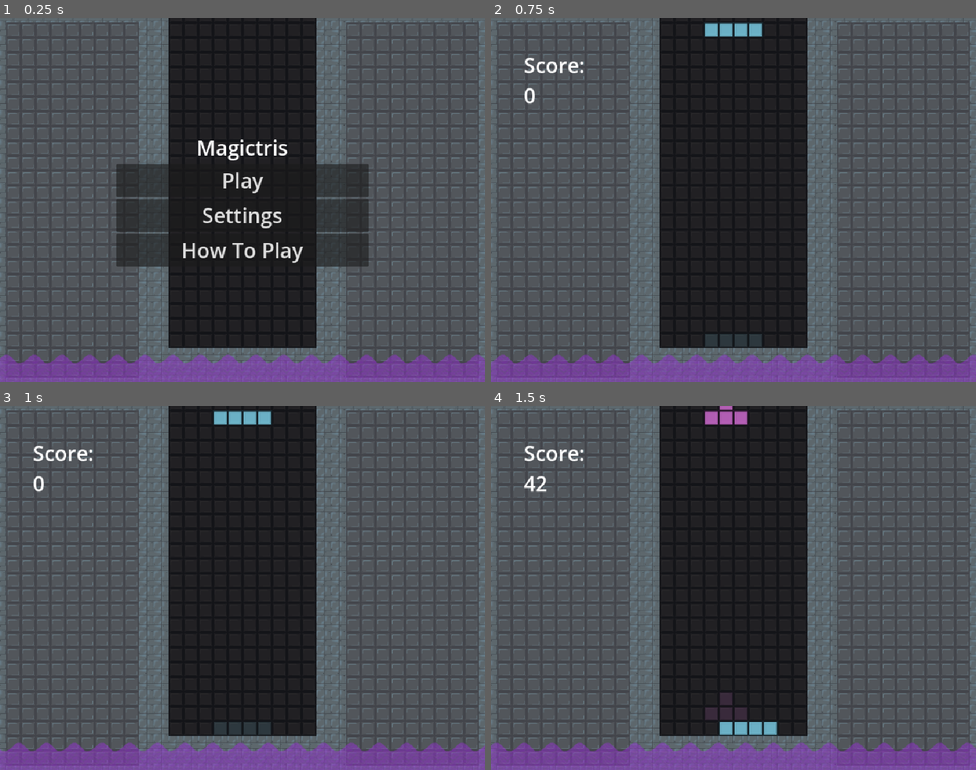
Above: before the commit, frames 1-4 (two rows, left to right).
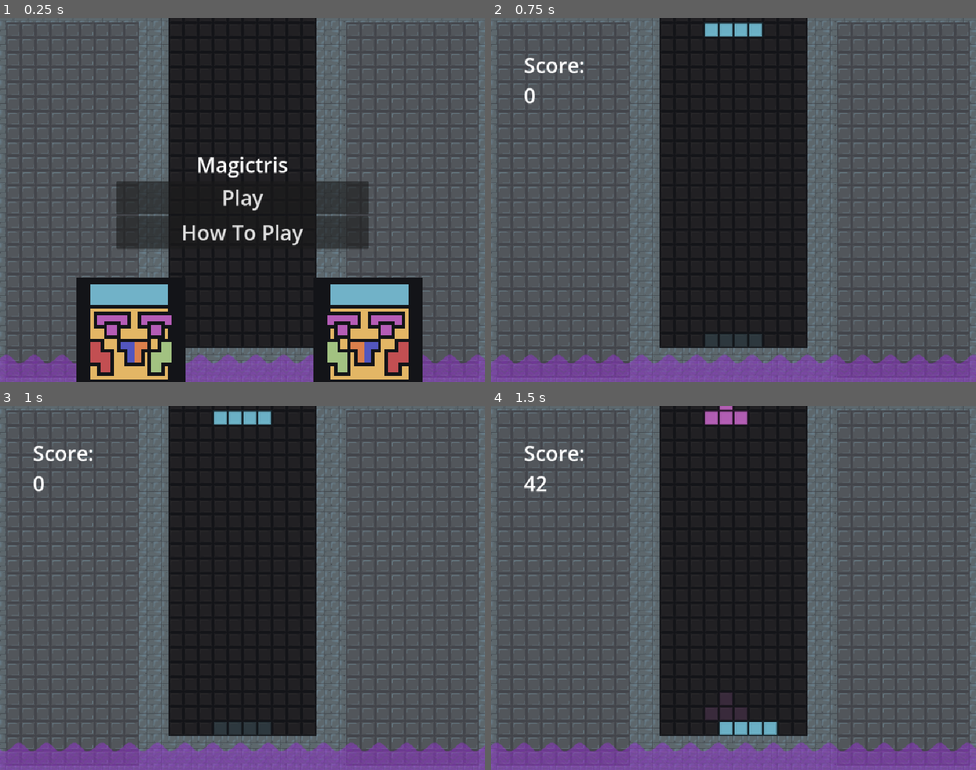
Above: after the commit, the same moments.

Repository: Lochi-dot-JPEG/twistris
Game: Godot game, scene res://locations/main.tscn
The game is run twice, just before and just after one commit, with the same random seed, the same clock (stepped at 60 frames per second) and the same inputs.
Inputs:
- Up to frame 1 (0.25 s): no input
- Up to frame 2 (0.75 s): click "Play" at 0.5 s
- Up to frame 3 (1 s): no input
- Up to frame 4 (1.5 s): hold D (right) from 1.28 s (still down); tap Space (harddrop) at 1.35 s

The runs differ from the first frame. In frame 1, 17% of the frame differs, in the area x 15-88%, y 33-100%; in frame 2, nothing differs; in frame 3, nothing differs; in frame 4, nothing differs.

Commit message:
art: make magic blocks use the kid sprite

Diff:
--- a/entities/kid/kidframe1.tres
+++ b/entities/kid/kidframe1.tres
@@ -4,4 +4,4 @@
 
 [resource]
 atlas = ExtResource("1_cyjd7")
-region = Rect2(33, 98, 30, 30)
+region = Rect2(144, 16, 32, 32)
--- a/entities/kid/kidframe2.tres
+++ b/entities/kid/kidframe2.tres
@@ -4,4 +4,4 @@
 
 [resource]
 atlas = ExtResource("1_dsulr")
-region = Rect2(97, 97, 30, 31)
+region = Rect2(208, 16, 32, 32)
--- a/entities/kid/kidframe3.tres
+++ b/entities/kid/kidframe3.tres
@@ -4,4 +4,4 @@
 
 [resource]
 atlas = ExtResource("1_qimlk")
-region = Rect2(65, 98, 30, 30)
+region = Rect2(176, 16, 32, 32)
--- a/entities/tetromino/block.tscn
+++ b/entities/tetromino/block.tscn
@@ -1,6 +1,9 @@
 [gd_scene format=3 uid="uid://cp7speqt4bjrq"]
 
 [ext_resource type="Texture2D" uid="uid://q8ekbgo8cr4n" path="res://entities/tetromino/block-atlas-texture.tres" id="1_okh1r"]
+[ext_resource type="Texture2D" uid="uid://d0hswr5jooqut" path="res://entities/kid/kidframe2.tres" id="2_hpd73"]
+[ext_resource type="Texture2D" uid="uid://odouymq5ypef" path="res://entities/kid/kidframe1.tres" id="3_ml8bh"]
+[ext_resource type="Texture2D" uid="uid://c5vvyk660fp6t" path="res://entities/kid/kidframe3.tres" id="4_qialk"]
 
 [sub_resource type="RectangleShape2D" id="RectangleShape2D_ads0q"]
 size = Vector2(30, 30)
@@ -13,6 +16,28 @@
 width = 32
 height = 32
 noise = SubResource("FastNoiseLite_db2pk")
+
+[sub_resource type="SpriteFrames" id="SpriteFrames_0ih0r"]
+animations = [{
+"frames": [{
+"duration": 1.0,
+"texture": ExtResource("2_hpd73")
+}],
+"loop": 1,
+"name": &"death",
+"speed": 5.0
+}, {
+"frames": [{
+"duration": 5.0,
+"texture": ExtResource("3_ml8bh")
+}, {
+"duration": 0.5,
+"texture": ExtResource("4_qialk")
+}],
+"loop": 1,
+"name": &"default",
+"speed": 5.0
+}]
 
 [node name="block" type="CharacterBody2D" unique_id=297989096]
 collision_layer = 4
@@ -29,4 +54,12 @@
 visible = false
 
 [node name="BugSprite" type="Sprite2D" parent="Bugged" unique_id=1458094361]
+visible = false
 texture = SubResource("NoiseTexture2D_ads0q")
+
+[node name="AnimatedSprite2D3" type="AnimatedSprite2D" parent="Bugged" unique_id=737156462]
+texture_filter = 1
+sprite_frames = SubResource("SpriteFrames_0ih0r")
+animation = &"death"
+autoplay = "default"
+flip_h = true
--- a/entities/tetromino/fill_particles.tscn
+++ b/entities/tetromino/fill_particles.tscn
@@ -35,7 +35,7 @@
 emitting = false
 amount = 64
 texture = SubResource("AtlasTexture_dbpif")
-lifetime = 2.5799999999999996
+lifetime = 1.21
 one_shot = true
 explosiveness = 1.0
 fixed_fps = 0
--- a/entities/tetromino/tetromino.gd
+++ b/entities/tetromino/tetromino.gd
@@ -185,8 +185,8 @@
 		var ghost_block = ghost_blocks[i]
 
 		if block_is_bugged:
-			block.modulate = Color.GRAY
-			ghost_block.modulate = Color.GRAY
+			block.modulate = Color.WHITE
+			ghost_block.modulate = Color.WHITE
 		else:
 			block.modulate = TYPE_COLORS[type]
 			ghost_block.modulate = TYPE_COLORS[type]
--- a/locations/board/board.gd
+++ b/locations/board/board.gd
@@ -37,6 +37,7 @@
 
 
 var block_bag = []
+var holding = -1
 var bag_bug_block1 = 0
 var bag_bug_block2 = 0
 
@@ -195,7 +196,7 @@
 
 
 
-func _fill_at_point(point: Vector2): # TODO
+func _fill_at_point(point: Vector2):
 	var new_fill_particles = Preload.FILL_PARTICLES.instantiate()
 	Preload.repair_sound.play()
 	add_child(new_fill_particles)
--- a/locations/main.tscn
+++ b/locations/main.tscn
@@ -3,6 +3,9 @@
 [ext_resource type="Texture2D" uid="uid://dib8crnmpd2yo" path="res://entities/tetromino/texture.png" id="1_5c2jv"]
 [ext_resource type="Script" uid="uid://vp2m26w4bh0v" path="res://locations/main.gd" id="1_o6224"]
 [ext_resource type="PackedScene" uid="uid://bey40fxb7xmdx" path="res://locations/board/board.tscn" id="1_vi4pn"]
+[ext_resource type="Texture2D" uid="uid://d0hswr5jooqut" path="res://entities/kid/kidframe2.tres" id="4_dgd4l"]
+[ext_resource type="Texture2D" uid="uid://odouymq5ypef" path="res://entities/kid/kidframe1.tres" id="5_4soh3"]
+[ext_resource type="Texture2D" uid="uid://c5vvyk660fp6t" path="res://entities/kid/kidframe3.tres" id="6_2uwrj"]
 
 [sub_resource type="StyleBoxTexture" id="StyleBoxTexture_o6224"]
 texture = ExtResource("1_5c2jv")
@@ -19,6 +22,36 @@
 MarginContainer/constants/margin_top = 32
 PanelContainer/styles/panel = SubResource("StyleBoxTexture_o6224")
 
+[sub_resource type="SpriteFrames" id="SpriteFrames_0ih0r"]
+animations = [{
+"frames": [{
+"duration": 1.0,
+"texture": ExtResource("4_dgd4l")
+}],
+"loop": 1,
+"name": &"death",
+"speed": 5.0
+}, {
+"frames": [{
+"duration": 5.0,
+"texture": ExtResource("5_4soh3")
+}, {
+"duration": 0.5,
+"texture": ExtResource("6_2uwrj")
+}],
+"loop": 1,
+"name": &"default",
+"speed": 5.0
+}, {
+"frames": [{
+"duration": 1.0,
+"texture": ExtResource("6_2uwrj")
+}],
+"loop": 1,
+"name": &"inactive",
+"speed": 5.0
+}]
+
 [node name="Main" type="Control" unique_id=15703542]
 layout_mode = 3
 anchors_preset = 15
@@ -64,6 +97,21 @@
 grow_horizontal = 2
 grow_vertical = 2
 
+[node name="AnimatedSprite2D2" type="AnimatedSprite2D" parent="TitleScreen" unique_id=502173285]
+texture_filter = 1
+position = Vector2(728.00006, 621)
+scale = Vector2(6.724, 6.724)
+sprite_frames = SubResource("SpriteFrames_0ih0r")
+autoplay = "default"
+
+[node name="AnimatedSprite2D3" type="AnimatedSprite2D" parent="TitleScreen" unique_id=916721428]
+texture_filter = 1
+position = Vector2(259.00003, 621)
+scale = Vector2(6.724, 6.724)
+sprite_frames = SubResource("SpriteFrames_0ih0r")
+autoplay = "default"
+flip_h = true
+
 [node name="VBoxContainer" type="VBoxContainer" parent="TitleScreen" unique_id=746064474]
 custom_minimum_size = Vector2(500, 0)
 layout_mode = 2
@@ -82,6 +130,7 @@
 
 [node name="Settings" type="Button" parent="TitleScreen/VBoxContainer" unique_id=1822169421]
 unique_name_in_owner = true
+visible = false
 layout_mode = 2
 text = "Settings"
 
@@ -120,8 +169,16 @@
 layout_mode = 2
 text = "Continue"
 
+[node name="AnimatedSprite2D" type="AnimatedSprite2D" parent="GameOver" unique_id=938855945]
+texture_filter = 1
+position = Vector2(806.00006, 621)
+scale = Vector2(6.724, 6.724)
+sprite_frames = SubResource("SpriteFrames_0ih0r")
+autoplay = "default"
+
 [node name="HelpPanel" type="PanelContainer" parent="." unique_id=124916356]
 unique_name_in_owner = true
+visible = false
 layout_mode = 1
 anchors_preset = 15
 anchor_right = 1.0
--- a/project.godot
+++ b/project.godot
@@ -35,6 +35,7 @@
 "deadzone": 0.2,
 "events": [Object(InputEventKey,"resource_local_to_scene":false,"resource_name":"","device":-1,"window_id":0,"alt_press …(192 unchanged characters)…
 , Object(InputEventKey,"resource_local_to_scene":false,"resource_name":"","device":-1,"window_id":0,"alt_pressed":false …(183 unchanged characters)…
+, Object(InputEventKey,"resource_local_to_scene":false,"resource_name":"","device":-1,"window_id":0,"alt_pressed":false,"shift_pressed":false,"ctrl_pressed":false,"meta_pressed":false,"pressed":false,"keycode":0,"physical_keycode":4194320,"key_label":0,"unicode":0,"location":0,"echo":false,"script":null)
 ]
 }
 left={
Binary file changed: entities/tetromino/texture.png
